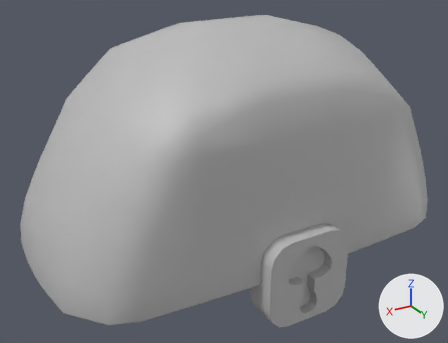
What one commit did to the FBX model Assets/GameStuff/Matt's Stuff/M_Assets/Mushroom_Chest/Mushroom_Chest_Lid.fbx.
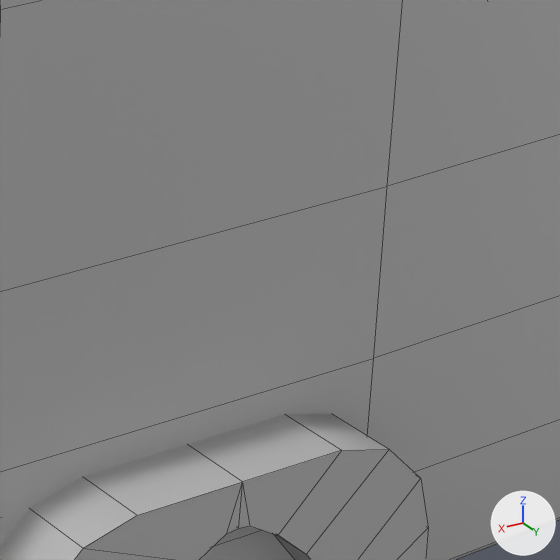
Old and new are each drawn whole from a 50 mm lens placed at (2.344, 3.729, 3.324), pointed at (0.143, 0.062, 1.49) and again close up on the part from 59% to 83% of the width and 42% to 73% of the height. Lighting does not change. The marker at lower right points along +X, +Y and +Z. The close-ups show mesh edges as thin lines. Where no turn or scale is listed for an object, it has been applied to the vertices.

Before the edit, the objects in view are built like this:
```python
me_mesh = bpy.data.meshes.new('Mesh')
me_mesh.from_pydata(...)  # 461 vertices, 438 faces; spans x -1.59..1.59, y -0.92..0.92, z -0.97..0.95
me_mesh.materials.append(mat_lambert1)  # grey #bcbcbc
ob_mushroom_chest_lid = bpy.data.objects.new('Mushroom_Chest_Lid', me_mesh)
ob_mushroom_chest_lid.location = (0.0, 0.032, 1.643)
```
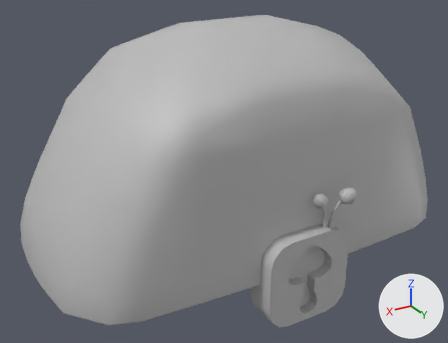
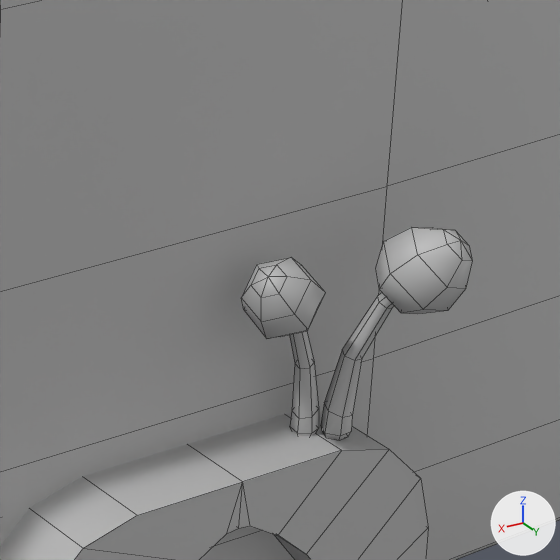
The newer file is also turned or shifted as a whole; pictures and numbers use the older file's frame.

Pixel boxes (x1, y1, x2, y2) of what changed, in the close-ups (560 x 560 px):
'polySurface104', added: after (321, 227, 473, 440)
'polySurface103', added: after (241, 257, 326, 436)

The edits, one by one:
Mesh me_mesh_002 is new.
It has 68 vertices, 72 faces and spans x -0.303..-0.169, y 0.893..1.045, z 1.202..1.519.
It uses material mat_lambert1 (grey #bcbcbc).
Mesh me_mesh_001 is new.
It has 68 vertices, 72 faces and spans x -0.173..-0.026, y 0.867..0.968, z 1.204..1.488.
It uses material mat_lambert1 (grey #bcbcbc).
Object 'polySurface104' (ob_polysurface104) is new; it shows me_mesh_002.
Its location is (0.0, 0.0, 0.111).
Object 'polySurface103' (ob_polysurface103) is new; it shows me_mesh_001.
Its location is (0.0, 0.0, 0.111).
